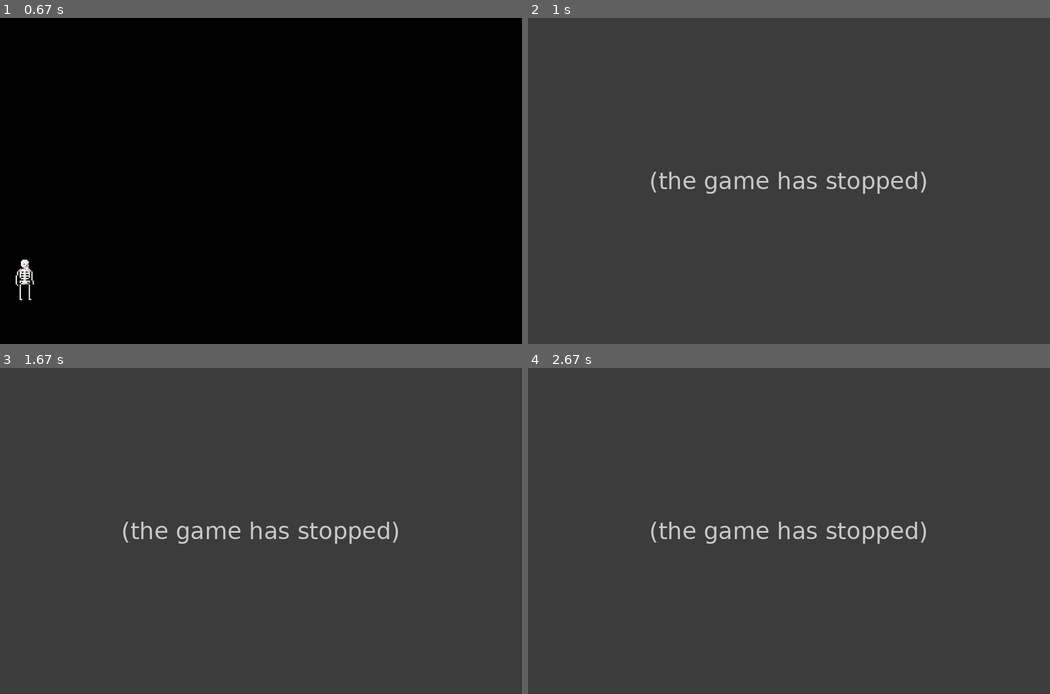
Above: before the commit, frames 1-4 (two rows, left to right).
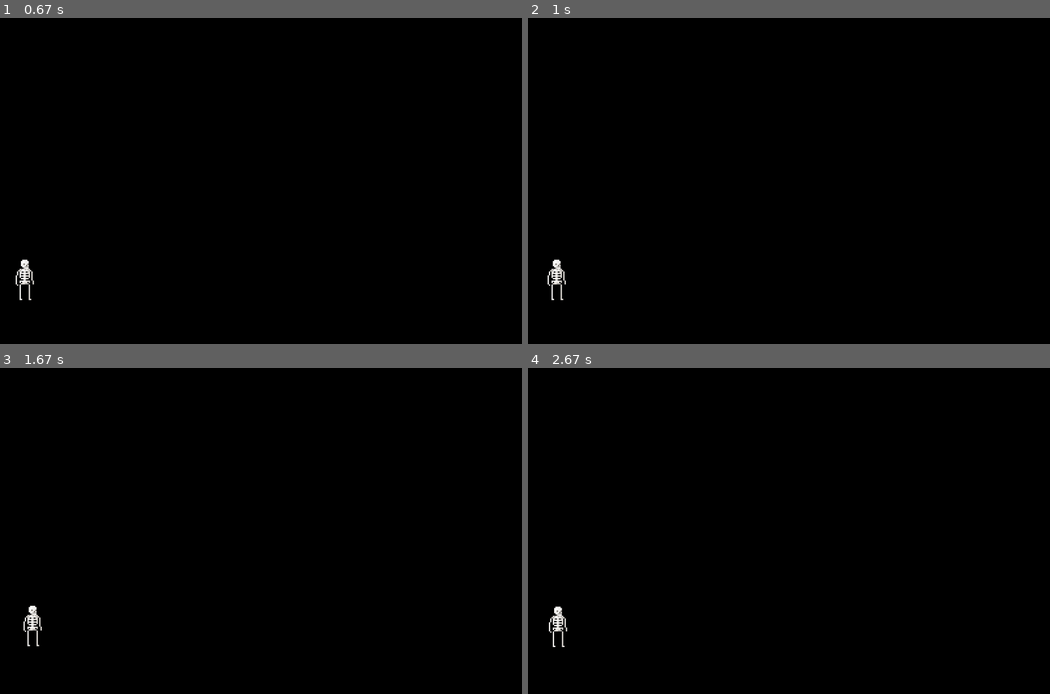
Above: after the commit, the same moments.

Repository: Leilaniriv/COMP323
Game: pygame game, started from COMP323/Project/start_screen.py
Same seed, same stepped clock (60 frames per second), same inputs: the game is played once before the commit and once after it.
Inputs (mouse positions are in pixels of both pictures, inside the frame that each line leads up to):
- Up to frame 1 (0.67 s): click "begin" at 0.38 s
- Up to frame 2 (1 s): hold Right from 0.67 s (still down); move the mouse to (956, 171) at 0.7 s
- Up to frame 3 (1.67 s): release Right at 1.13 s; hold Up 1.17-1.47 s; hold Right from 1.5 s (still down)
- Up to frame 4 (2.67 s): release Right at 1.97 s; hold Left 2-2.53 s; hold Down from 2.57 s (still down)

Frame 1 is identical in both runs. In frame 2, 100% of the frame differs, in the area x 0-100%, y 0-100%; in frame 3, 100%; in frame 4, 100%.
Error before the commit: IndexError: list index out of range (start_screen.py line 53); the game stopped at 0.82 s (later frames are placeholders)

Commit message:
Fixed png error

Diff:
--- a/COMP323/Project/start_screen.py
+++ b/COMP323/Project/start_screen.py
@@ -52,18 +52,19 @@
 
         canvas.blit(an_list[frame], (x, y))
 
-        keys = pygame.key.get_pressed()
 
         for event in pygame.event.get():
             if event.type == pygame.QUIT:
                 pygame.quit()
                 sys.exit()
 
+        keys = pygame.key.get_pressed()
+
         if keys[pygame.K_LEFT] and x > 0:
             x -= 0.5
 
         if keys[pygame.K_RIGHT] and x < width - sprite_width:
-            frame += 1
+            #frame += 1
             x += 0.5
 
         if keys[pygame.K_UP] and y > 0:
@@ -75,9 +76,6 @@
 
 
         #pygame.draw.rect(canvas, rect_color, pygame.Rect(x,y,rec_width,rec_height))
-
-
-
 
         pygame.display.update()
 
Renamed: COMP323/skeleton.png -> skeleton.png
Not shown, added: .DS_Store
Not shown, added: COMP323/.DS_Store
